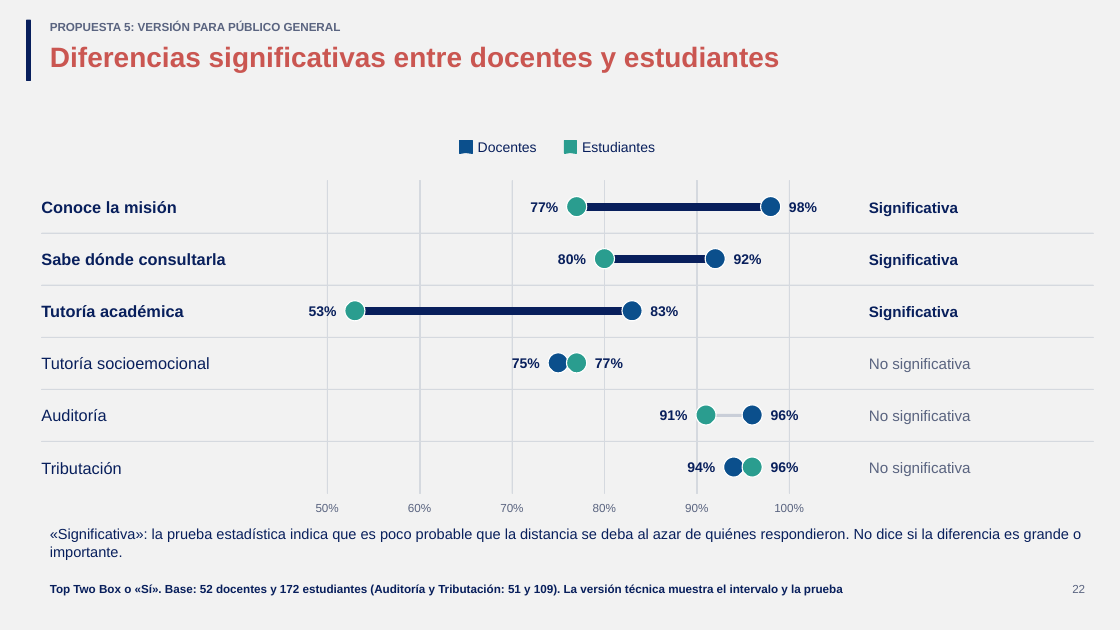
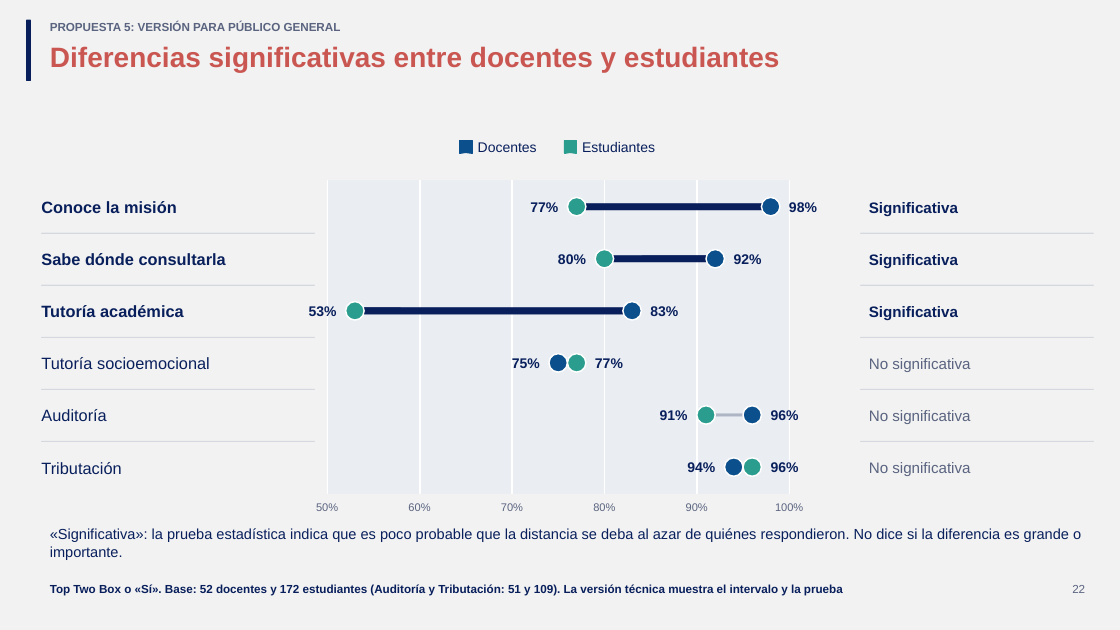
Before and after one commit to GonzaloAlmendariz/prosecnur-app, a slide deck: slide 22 of docs/qa/motor-ppt-2026-10-06/4-recetario/propuestas-rescatables.pptx. Drawn at 1120x630 pixels with LibreOffice and Linux fonts; fonts in the diff are those of the drawing; background and template pictures are left out. Boxes give left, top, right and bottom in pixels: in the first picture for what was removed or moved away, otherwise in the second. Text is boxed around its words. In the diff, an @@ line names an element or a change of style, - is before the commit and + after.

```diff
--- a/docs/qa/motor-ppt-2026-10-06/4-recetario/propuestas-rescatables.pptx
+++ b/docs/qa/motor-ppt-2026-10-06/4-recetario/propuestas-rescatables.pptx
@@ rectangle added at [328,181,790,493], fill #EAEDF2, outline #EAEDF2 0.25 pt @@
@@ fill #D5D9DF to #FFFFFF; outline #D5D9DF 0.25 pt to #FFFFFF 0.25 pt in 6 elements at [327,181,328,493], [419,181,420,493], [512,181,513,493], [604,181,605,493], [697,181,697,493], [789,181,790,493] @@
@@ rectangle removed at [41,233,1093,234] @@
@@ rectangle removed at [41,285,1093,286] @@
@@ rectangle to rounded rectangle in 3 elements at [577,203,771,210], [605,255,716,262], [355,308,632,314] @@
@@ rectangle removed at [41,337,1093,338] @@
@@ outline #FFFFFF 1 pt to #FFFFFF 1.25 pt in 12 elements at [761,197,780,216], [706,250,724,268], [744,406,762,424], [744,458,762,476], [623,302,642,320], [346,302,365,320], [549,354,568,372], [724,458,743,476], [697,406,715,424], [567,197,586,216], [595,250,613,268], [567,354,586,372] @@
@@ rectangle removed at [41,389,1093,390] @@
@@ rectangle removed at [706,414,752,416] @@
@@ rounded rectangle added at [706,413,752,416], fill #AEB6C6, outline #AEB6C6 0.25 pt @@
@@ rectangle removed at [41,441,1093,442] @@
@@ size 10 to 9.5 pt in 6 elements at [316,503,338,511], [408,503,430,511], [501,503,523,511], [593,503,615,511], [686,503,708,511], [775,503,803,511] @@
```
Also in this commit, not shown: 6 other slides changed, 2 other files.
